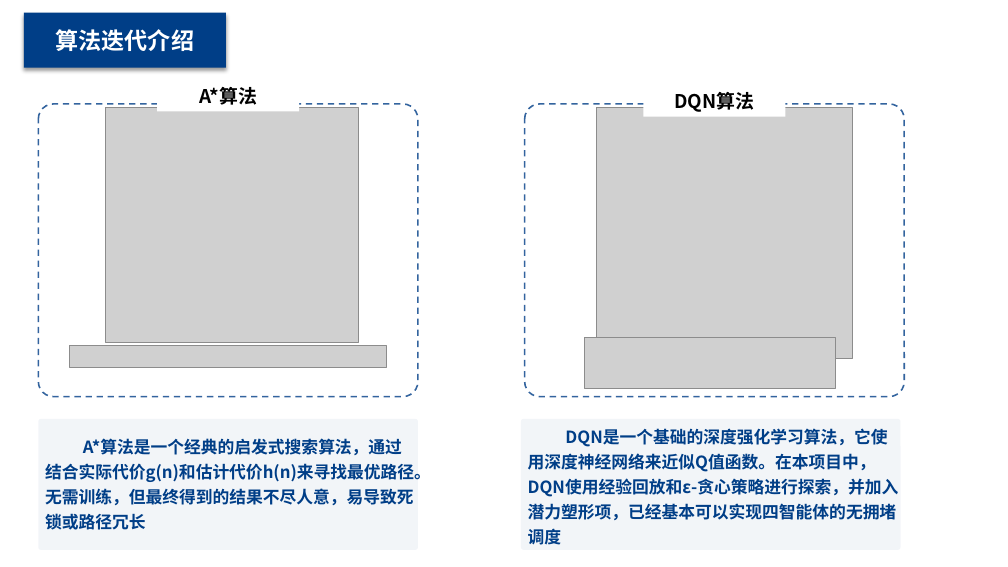
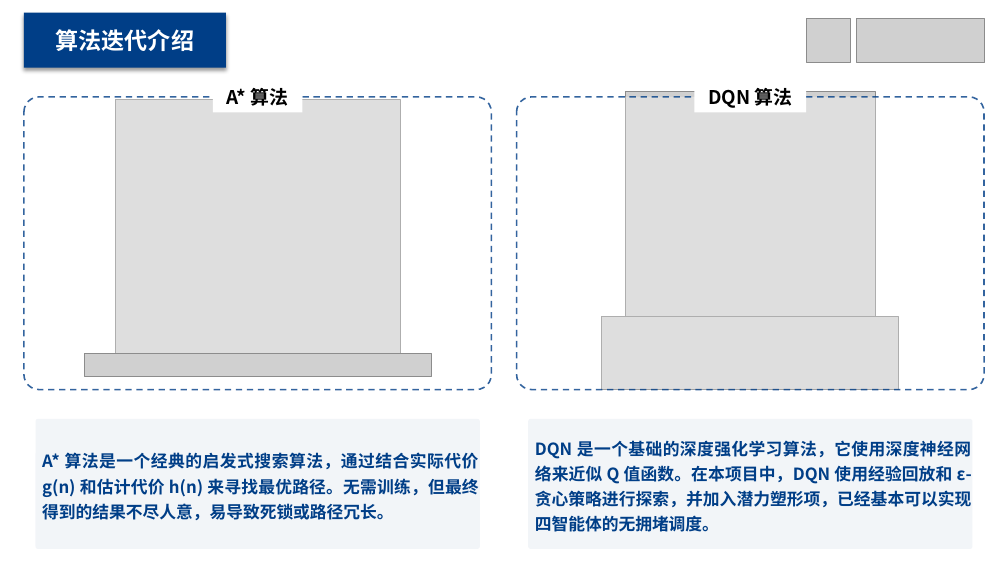
Before and after one commit to MinmusLin/Reinforcement_Learning_Based_Multi_Agent_Path_Finding, a slide deck: slide 10 of Presentation.pptx. Drawn at 1008x567 pixels with LibreOffice and Linux fonts; fonts in the diff are those of the drawing; grey boxes stand for pictures; background and template pictures are left out. Boxes give left, top, right and bottom in pixels: in the first picture for what was removed or moved away, otherwise in the second. Text is boxed around its words. In the diff, an @@ line names an element or a change of style, - is before the commit and + after.

```diff
--- a/Presentation.pptx
+++ b/Presentation.pptx
@@ picture added at (807,18,851,62) @@
@@ picture added at (856,18,984,62) @@
@@ rectangle "A* 算法": place and size @@
-rectangle "A* 算法" at (157,81,299,111)
+rectangle "A* 算法" at (213,82,302,113)
@@ text in rectangle at (227,88,289,106): spaces changed @@
-A*算法
+A* 算法
@@ rectangle removed at (644,86,786,116) @@
-DQN算法
@@ rectangle added at (694,82,806,113), fill #FFFFFF, 18 pt, text #000000, bold @@
+DQN 算法
@@ rounded rectangle: place and size @@
-rounded rectangle at (39,104,418,396)
+rounded rectangle at (24,97,492,389)
@@ picture: place and size @@
-picture at (106,108,358,343)
+picture at (115,100,400,365)
@@ rounded rectangle: place and size @@
-rounded rectangle at (525,104,904,396)
+rounded rectangle at (516,97,984,389)
@@ picture: place and size @@
-picture at (597,108,853,359)
+picture at (626,91,876,336)
@@ picture: place and size @@
-picture at (585,338,835,388)
+picture at (602,317,899,390)
@@ picture: place and size @@
-picture at (70,346,387,367)
+picture at (85,353,432,377)
@@ rounded rectangle "A* 算法是一个经典的启发式搜索算法，通过结合实际代价 g(n) 和估计代价 h(n) ...": place and size @@
-rounded rectangle "A* 算法是一个经典的启发式搜索算法，通过结合实际代价 g(n) 和估计代价 h(n) ..." at (39,419,418,550)
+rounded rectangle "A* 算法是一个经典的启发式搜索算法，通过结合实际代价 g(n) 和估计代价 h(n) ..." at (36,419,480,549)
@@ rounded rectangle "DQN 是一个基础的深度强化学习算法，它使用深度神经网络来近似 Q 值函数。在本项目中，DQN 使用经验回放和 ...": place and size @@
-rounded rectangle "DQN 是一个基础的深度强化学习算法，它使用深度神经网络来近似 Q 值函数。在本项目中，DQN 使用经验回放和 ..." at (521,419,901,550)
+rounded rectangle "DQN 是一个基础的深度强化学习算法，它使用深度神经网络来近似 Q 值函数。在本项目中，DQN 使用经验回放和 ..." at (529,419,973,549)
@@ text in rounded rectangle at (535,440,972,532): text changed @@
-DQN是一个基础的深度强化学习算法，它使用深度神经网络来近似Q值函数。在本项目中，DQN使用经验回放和ε-贪心策略进行探索，并加入潜力塑形项，已经基本可以实现四智能体的无拥堵调度
+DQN 是一个基础的深度强化学习算法，它使用深度神经网络来近似 Q 值函数。在本项目中，DQN 使用经验回放和 ε-贪心策略进行探索，并加入潜力塑形项，已经基本可以实现四智能体的无拥堵调度。
@@ text in rounded rectangle at (42,452,479,520): text changed @@
-A*算法是一个经典的启发式搜索算法，通过结合实际代价g(n)和估计代价h(n)来寻找最优路径。无需训练，但最终得到的结果不尽人意，易导致死锁或路径冗长
+A* 算法是一个经典的启发式搜索算法，通过结合实际代价 g(n) 和估计代价 h(n) 来寻找最优路径。无需训练，但最终得到的结果不尽人意，易导致死锁或路径冗长。
```
Also in this commit, not shown: 16 other slides changed, 1 slide added, 2 slides removed.
